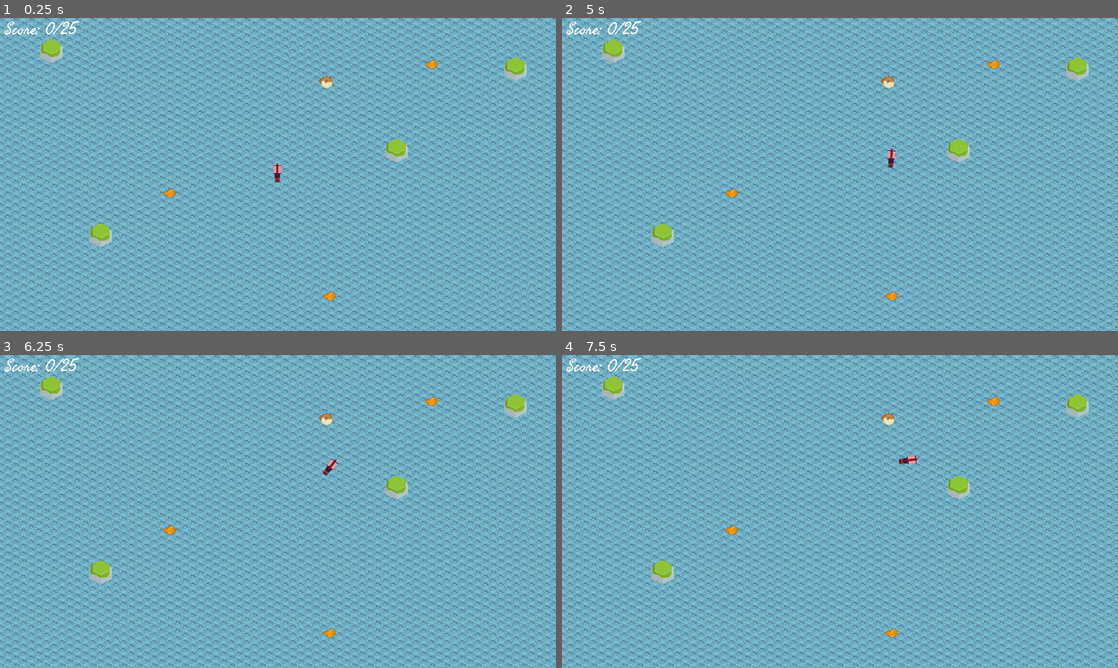
Above: before the commit, frames 1-4 (two rows, left to right).
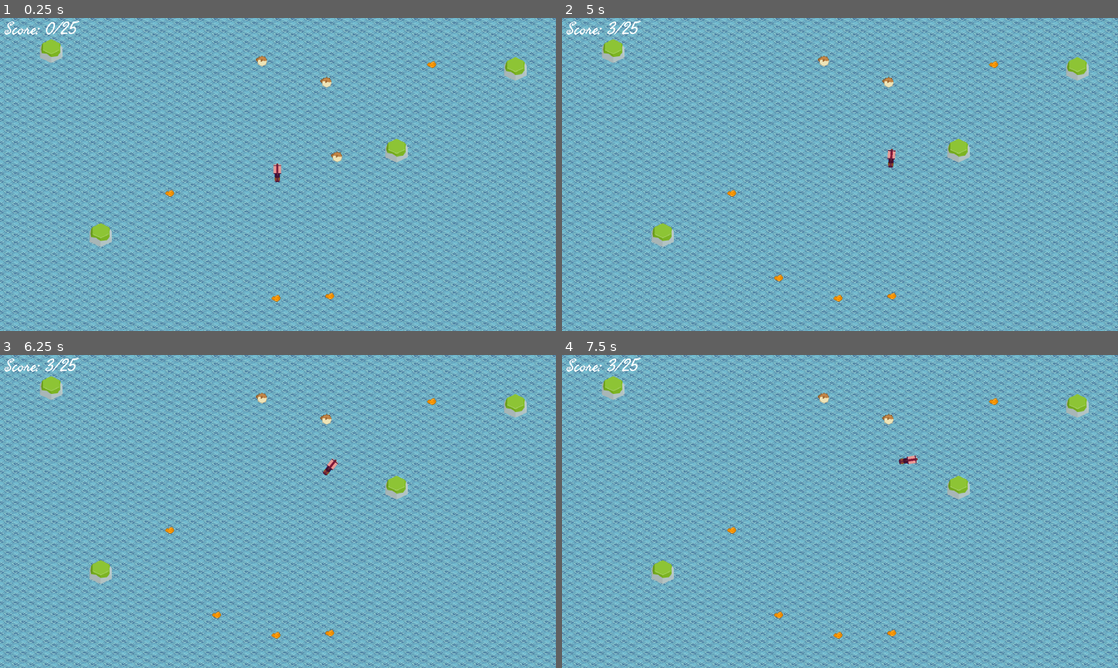
Above: after the commit, the same moments.

Repository: Coffin-Likker/CalmBeforeTheStorm
Game: Godot game, scene res://scenes/main.tscn
Two runs of this game, one before a commit and one after it. Both use one fixed random seed, a clock stepped at 60 frames per second and the inputs below.
Inputs:
- Up to frame 1 (0.25 s): no input
- Up to frame 2 (5 s): tap Enter at 0.5, 2 s; hold Right (ui_right) 0.53-1.28 s; tap Space at 1.25 s; hold Down (ui_down) 1.28-2.03 s; hold Right (ui_right) 2.03-2.78 s; hold Up (ui_up) 2.78-3.53 s; hold Left (ui_left) from 3.53 s (still down)
- Up to frame 3 (6.25 s): release Left (ui_left) at 5.03 s; hold Down (ui_down) 5.03-5.78 s; hold Right (ui_right) from 5.78 s (still down)
- Up to frame 4 (7.5 s): tap Space at 6.5 s; release Right (ui_right) at 6.53 s; hold Up (ui_up) 6.53-7.28 s; hold Right (ui_right) from 7.28 s (still down)

The runs differ from the first frame. In frame 1, 0.3% of the frame differs, in the area x 29-79%, y 12-91%; in frame 2, 0.3%, in the area x 8-79%, y 0-91%; in frame 3, 0.3%; in frame 4, 0.3%.

Commit message:
Fish scaled and number increased

Diff:
--- a/scenes/fish.tscn
+++ b/scenes/fish.tscn
@@ -5,7 +5,7 @@
 [sub_resource type="CircleShape2D" id="CircleShape2D_eyqu2"]
 
 [node name="Fish" type="Area2D"]
-scale = Vector2(1.46778, 1.81047)
+scale = Vector2(1.1, 1.357)
 
 [node name="Sprite2D" type="Sprite2D" parent="."]
 position = Vector2(-1, 0)
--- a/scenes/special_fish.tscn
+++ b/scenes/special_fish.tscn
@@ -7,7 +7,7 @@
 radius = 26.0
 
 [node name="SpecialFish" type="Area2D"]
-scale = Vector2(0.5, 0.5)
+scale = Vector2(0.42, 0.42)
 script = ExtResource("1_3bwnq")
 
 [node name="Sprite2D" type="Sprite2D" parent="."]
--- a/scripts/constants.gd
+++ b/scripts/constants.gd
@@ -14,7 +14,7 @@
 # Level generation variables
 var map_size: Vector2 = Vector2(1153, 646)
 var min_distance_between_objects: float = 100.0
-var total_fish_on_screen: int = 4  # Adjust this number as needed
+var total_fish_on_screen: int = 7  # Adjust this number as needed
 var special_fish_spawn_chance: float = 0.25  # 1/5 chance
 var num_safezones: int = 4
 const BORDER_BUFFER = 50  # Buffer zone from map edges
